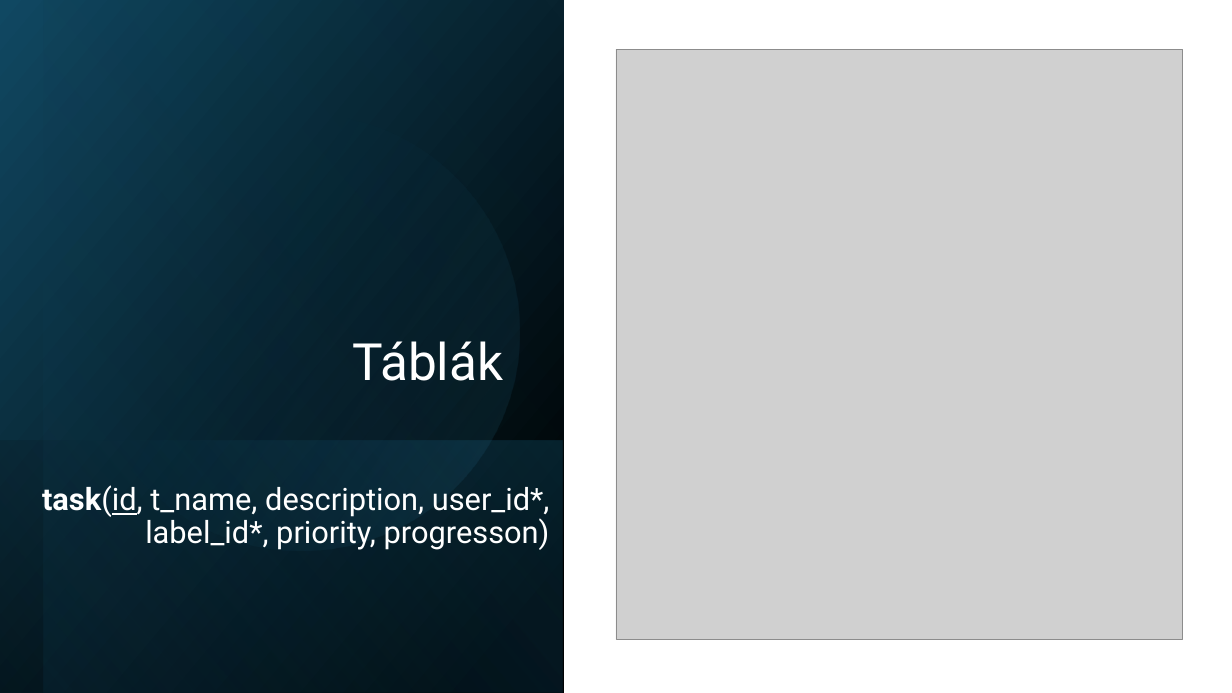
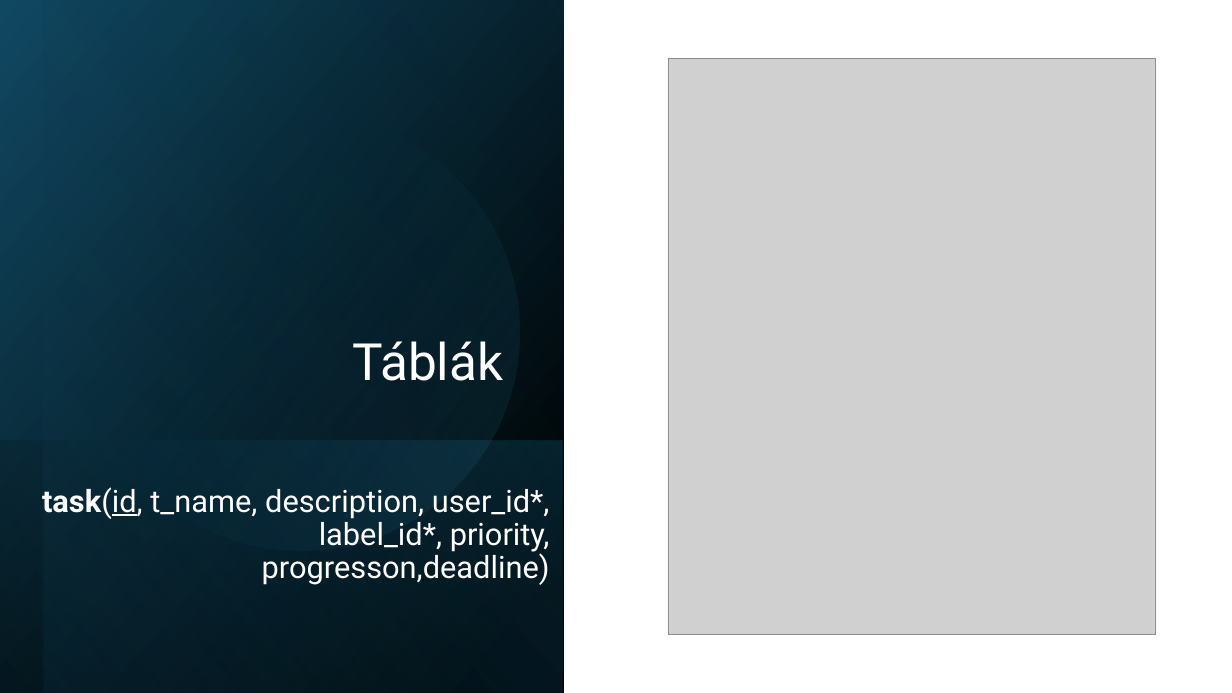
Before and after one commit to SzaboBence1027/QuickTick, a slide deck: slide 7 of To do list.pptx. Drawn at 1232x693 pixels with LibreOffice and Linux fonts; fonts in the diff are those of the drawing; grey boxes stand for pictures. Boxes give left, top, right and bottom in pixels: in the first picture for what was removed or moved away, otherwise in the second. Text is boxed around its words. In the diff, an @@ line names an element or a change of style, - is before the commit and + after.

```diff
--- a/To do list.pptx
+++ b/To do list.pptx
@@ picture: place and size @@
-picture at <box>616,49,1183,640</box>
+picture at <box>668,58,1156,635</box>
@@ text at <box>42,487,550,585</box>: text changed @@
-task(id, t_name, description, user_id*, label_id*, priority, progresson)
+task(id, t_name, description, user_id*, label_id*, priority, progresson,deadline)
```
Also in this commit, not shown: 3 other slides changed.
